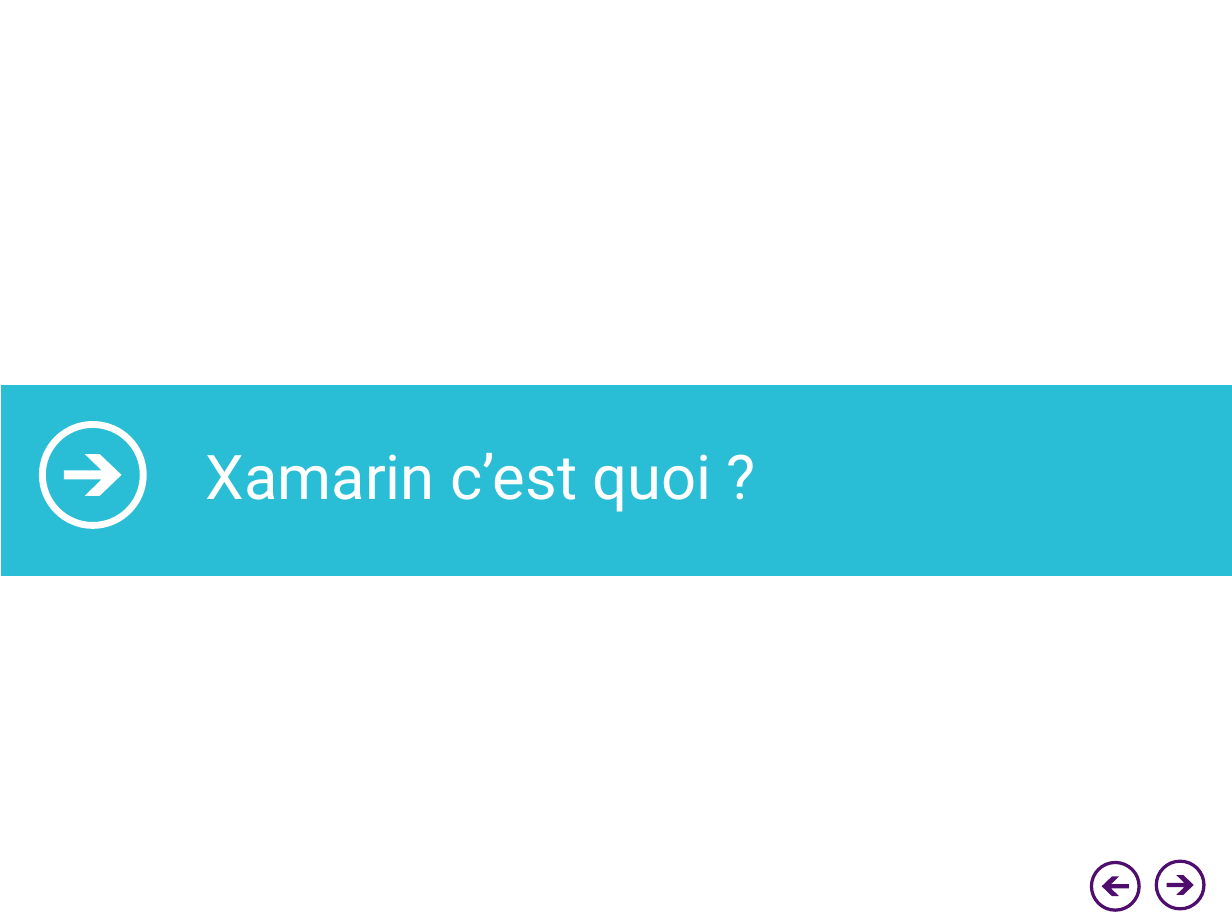
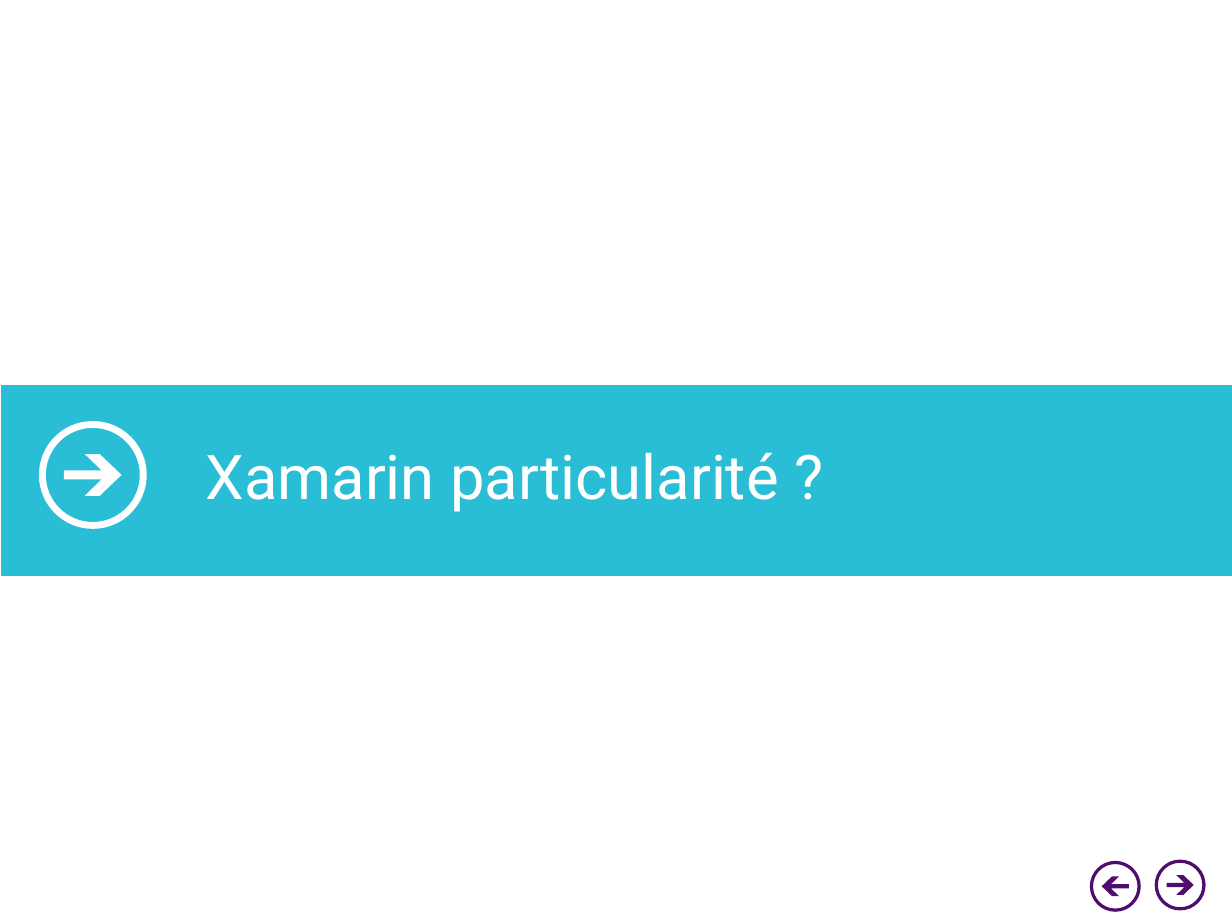
Before and after one commit to lnimong/prezxamarin, a slide deck: slide 8 of XamarinPrez.pptx (slide 7 before the commit). Drawn at 1232x924 pixels with LibreOffice and Linux fonts; fonts in the diff are those of the drawing; background and template pictures are left out. Boxes give left, top, right and bottom in pixels: in the first picture for what was removed or moved away, otherwise in the second. Text is boxed around its words. In the diff, an @@ line names an element or a change of style, - is before the commit and + after.

```diff
--- a/XamarinPrez.pptx
+++ b/XamarinPrez.pptx
@@ text at [206,452,779,512]: text changed @@
-Xamarin c’est quoi ?
+Xamarin particularité ?
```
Also in this commit, not shown: 3 other slides changed, 1 slide added, 1 other file.
